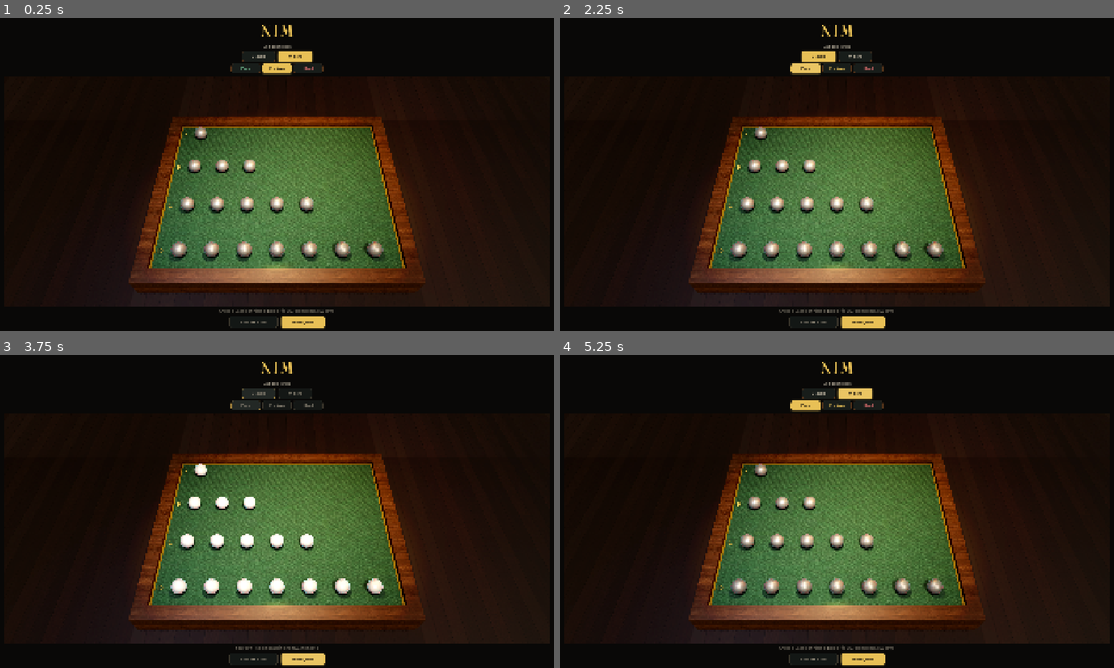
Above: before the commit, frames 1-4 (two rows, left to right).
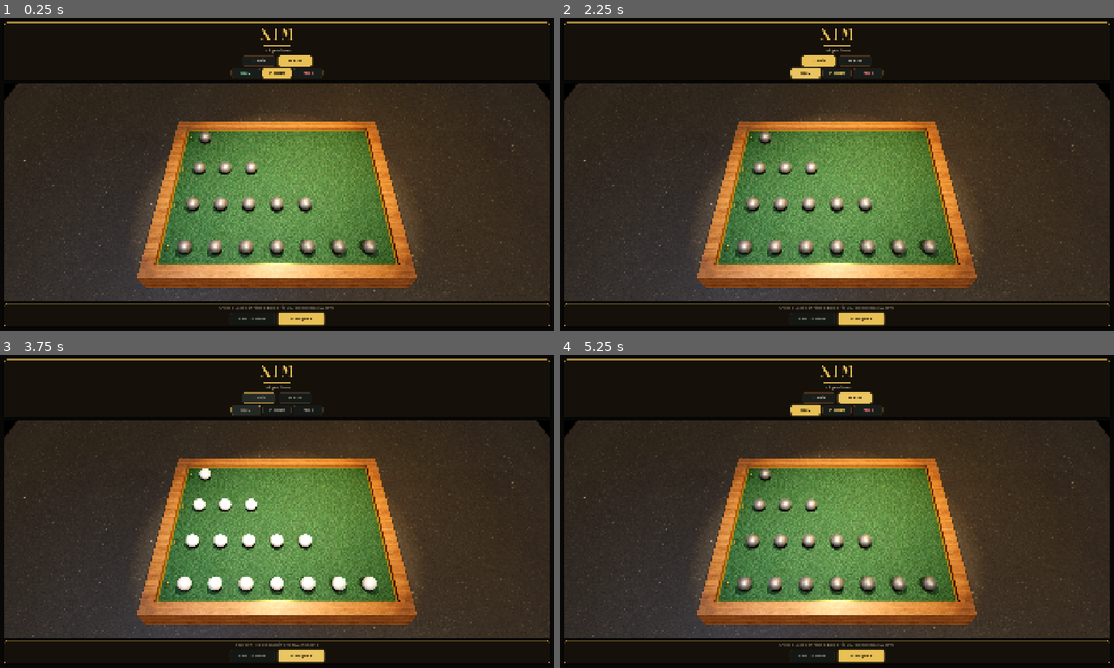
Above: after the commit, the same moments.

Repository: null6942/nim-godot
Game: Godot game, scene res://main.tscn
Two runs of this game, one before a commit and one after it. Both use one fixed random seed, a clock stepped at 60 frames per second and the inputs below.
Inputs:
- Up to frame 1 (0.25 s): no input
- Up to frame 2 (2.25 s): click "Classic" at 0.5 s; click "Classic" at 1.25 s; click "Easy" at 2 s
- Up to frame 3 (3.75 s): click "Easy" at 2.75 s; click "New game" at 3.5 s
- Up to frame 4 (5.25 s): click "New game" at 4.25 s; click "Misère" at 5 s

The runs differ from the first frame. In frame 1, 60% of the frame differs, in the area x 0-100%, y 1-100%; in frame 2, 60%; in frame 3, 60%; in frame 4, 60%.

Commit message:
feat: salon visual overhaul for table, pearls, and HUD
Replace felt, walnut, and floor albedos, retune HUD plaques and pearl finish, and re-export the web pack with nim3d.pck cache-busting.

Diff:
--- a/main.gd
+++ b/main.gd
@@ -135,6 +135,13 @@
 	s.shadow_color = Color(GOLD.r, GOLD.g, GOLD.b, 0.28)
 	s.shadow_size = 5
 	s.shadow_offset = Vector2(0, 1)
+	return s
+
+func _plaque(pad: int) -> StyleBoxFlat:
+	var s := _box(Color(INK.r, INK.g, INK.b, 0.78), Color(GOLD.r, GOLD.g, GOLD.b, 0.40), 1, 12, pad)
+	s.shadow_color = Color(0, 0, 0, 0.32)
+	s.shadow_size = 8
+	s.shadow_offset = Vector2(0, 2)
 	return s
 
 func _style_button(btn: Button, selected: bool, locked := false) -> void:
@@ -278,8 +285,8 @@
 	var lamp := SpotLight3D.new()
 	lamp.position = Vector3(0.0, 5.6, 0.15)
 	lamp.rotation_degrees = Vector3(-90, 0, 0)
-	lamp.light_energy = 2.4
-	lamp.light_color = Color(1.0, 0.90, 0.72)
+	lamp.light_energy = 2.55
+	lamp.light_color = Color(1.0, 0.91, 0.74)
 	lamp.spot_range = 12.0
 	lamp.spot_angle = 36.0
 	lamp.spot_attenuation = 0.6
@@ -314,16 +321,16 @@
 	world.add_child(cam)
 
 func _build_table() -> void:
-	var walnut := _tex_mat("res://textures/walnut.png", Color(0.92, 0.86, 0.78), 0.48, 0.04, Vector3(0.42, 0.42, 0.42), true)
-	var felt := _tex_mat("res://textures/felt.png", Color(0.95, 1.0, 0.95), 0.92, 0.0, Vector3(1, 1, 1), false)
-	var floor_m := _tex_mat("res://textures/floor.png", Color(0.55, 0.48, 0.42), 0.72, 0.02, Vector3(0.14, 0.14, 0.14), true)
+	var walnut := _tex_mat("res://textures/walnut.png", Color(0.98, 0.93, 0.86), 0.40, 0.05, Vector3(0.36, 0.36, 0.36), true)
+	var felt := _tex_mat("res://textures/felt.png", Color(0.98, 1.0, 0.98), 0.90, 0.0, Vector3(1, 1, 1), false)
+	var floor_m := _tex_mat("res://textures/floor.png", Color(0.90, 0.86, 0.80), 0.64, 0.03, Vector3(0.16, 0.16, 0.16), true)
 	var gold := StandardMaterial3D.new()
 	gold.albedo_color = GOLD
 	gold.metallic = 0.90
-	gold.roughness = 0.22
+	gold.roughness = 0.20
 	gold.emission_enabled = true
 	gold.emission = GOLD_DIM
-	gold.emission_energy_multiplier = 0.22
+	gold.emission_energy_multiplier = 0.28
 
 	var floor_mi := _mesh_box(Vector3(22.0, 0.08, 18.0), floor_m)
 	floor_mi.position = Vector3(0, -0.72, 0)
@@ -407,30 +414,36 @@
 	col.set_anchors_and_offsets_preset(Control.PRESET_FULL_RECT)
 	col.offset_left = 16
 	col.offset_right = -16
-	col.offset_top = 10
-	col.offset_bottom = -12
-	col.add_theme_constant_override("separation", 8)
+	col.offset_top = 14
+	col.offset_bottom = -16
+	col.add_theme_constant_override("separation", 10)
 	col.mouse_filter = Control.MOUSE_FILTER_IGNORE
 	root.add_child(col)
 
+	var top_plaque := PanelContainer.new()
+	top_plaque.size_flags_horizontal = Control.SIZE_EXPAND_FILL
+	top_plaque.mouse_filter = Control.MOUSE_FILTER_STOP
+	top_plaque.add_theme_stylebox_override("panel", _plaque(12))
+	col.add_child(top_plaque)
+
 	var top := VBoxContainer.new()
 	top.alignment = BoxContainer.ALIGNMENT_CENTER
-	top.add_theme_constant_override("separation", 6)
+	top.add_theme_constant_override("separation", 7)
 	top.mouse_filter = Control.MOUSE_FILTER_STOP
-	col.add_child(top)
+	top_plaque.add_child(top)
 
 	var title := Label.new()
 	title.text = "NIM"
 	title.horizontal_alignment = HORIZONTAL_ALIGNMENT_CENTER
 	title.mouse_filter = Control.MOUSE_FILTER_IGNORE
-	_apply_font(title, _tracked_font(font_title, 8), 52, GOLD, true)
+	_apply_font(title, _tracked_font(font_title, 10), 52, GOLD, true)
 	top.add_child(title)
 
 	var rule_wrap := CenterContainer.new()
 	rule_wrap.mouse_filter = Control.MOUSE_FILTER_IGNORE
 	var rule := ColorRect.new()
-	rule.custom_minimum_size = Vector2(64, 1)
-	rule.color = Color(GOLD.r, GOLD.g, GOLD.b, 0.85)
+	rule.custom_minimum_size = Vector2(88, 2)
+	rule.color = Color(GOLD.r, GOLD.g, GOLD.b, 0.88)
 	rule.mouse_filter = Control.MOUSE_FILTER_IGNORE
 	rule_wrap.add_child(rule)
 	top.add_child(rule_wrap)
@@ -489,7 +502,7 @@
 	svc.add_child(table_viewport)
 
 	result_dim = ColorRect.new()
-	result_dim.color = Color(0, 0, 0, 0.38)
+	result_dim.color = Color(ROOM.r, ROOM.g, ROOM.b, 0.55)
 	result_dim.set_anchors_and_offsets_preset(Control.PRESET_FULL_RECT)
 	result_dim.visible = false
 	result_dim.mouse_filter = Control.MOUSE_FILTER_STOP
@@ -501,10 +514,12 @@
 	result_card.grow_vertical = Control.GROW_DIRECTION_BOTH
 	result_card.visible = false
 	result_card.mouse_filter = Control.MOUSE_FILTER_IGNORE
-	result_card.custom_minimum_size = Vector2(400, 0)
-	var card_style := _box(Color(INK, 0.94), GOLD, 1, 10, 28)
-	card_style.content_margin_top = 22
-	card_style.content_margin_bottom = 22
+	result_card.custom_minimum_size = Vector2(280, 0)
+	var card_style := _box(Color(INK, 0.96), GOLD, 1, 12, 26)
+	card_style.content_margin_top = 24
+	card_style.content_margin_bottom = 24
+	card_style.shadow_color = Color(GOLD.r, GOLD.g, GOLD.b, 0.18)
+	card_style.shadow_size = 10
 	result_card.add_theme_stylebox_override("panel", card_style)
 	table_wrap.add_child(result_card)
 	result_box = VBoxContainer.new()
@@ -517,17 +532,31 @@
 	result_title.mouse_filter = Control.MOUSE_FILTER_IGNORE
 	_apply_font(result_title, font_title, 40, GOLD, true)
 	result_box.add_child(result_title)
+	var result_rule_wrap := CenterContainer.new()
+	result_rule_wrap.mouse_filter = Control.MOUSE_FILTER_IGNORE
+	var result_rule := ColorRect.new()
+	result_rule.custom_minimum_size = Vector2(72, 1)
+	result_rule.color = Color(GOLD.r, GOLD.g, GOLD.b, 0.70)
+	result_rule.mouse_filter = Control.MOUSE_FILTER_IGNORE
+	result_rule_wrap.add_child(result_rule)
+	result_box.add_child(result_rule_wrap)
 	result_sub = Label.new()
 	result_sub.horizontal_alignment = HORIZONTAL_ALIGNMENT_CENTER
 	result_sub.mouse_filter = Control.MOUSE_FILTER_IGNORE
 	_apply_font(result_sub, font_ui, 16, MUTED)
 	result_box.add_child(result_sub)
 
+	var bottom_plaque := PanelContainer.new()
+	bottom_plaque.size_flags_horizontal = Control.SIZE_EXPAND_FILL
+	bottom_plaque.mouse_filter = Control.MOUSE_FILTER_STOP
+	bottom_plaque.add_theme_stylebox_override("panel", _plaque(12))
+	col.add_child(bottom_plaque)
+
 	var bottom := VBoxContainer.new()
 	bottom.alignment = BoxContainer.ALIGNMENT_CENTER
 	bottom.add_theme_constant_override("separation", 6)
 	bottom.mouse_filter = Control.MOUSE_FILTER_IGNORE
-	col.add_child(bottom)
+	bottom_plaque.add_child(bottom)
 
 	status_label = Label.new()
 	status_label.horizontal_alignment = HORIZONTAL_ALIGNMENT_CENTER
@@ -548,11 +577,11 @@
 	new_row.add_theme_constant_override("separation", 12)
 	bottom.add_child(new_row)
 	take_btn = _mk_btn("Take selected", false)
-	take_btn.custom_minimum_size = Vector2(168, 40)
+	take_btn.custom_minimum_size = Vector2(156, 40)
 	take_btn.pressed.connect(_try_take_selected)
 	new_row.add_child(take_btn)
 	new_btn = _mk_btn("New game", false)
-	new_btn.custom_minimum_size = Vector2(150, 40)
+	new_btn.custom_minimum_size = Vector2(158, 42)
 	_style_button(new_btn, true)
 	new_btn.pressed.connect(_on_new_game)
 	new_row.add_child(new_btn)
--- a/pearl.gd
+++ b/pearl.gd
@@ -51,7 +51,7 @@
 		_fallback_mat = StandardMaterial3D.new()
 		_fallback_mat.roughness = 0.08
 		_fallback_mat.metallic = 0.30
-		_fallback_mat.albedo_color = Color(0.94, 0.90, 0.84, 1.0)
+		_fallback_mat.albedo_color = Color(0.96, 0.92, 0.86, 1.0)
 		mesh_instance.material_override = _fallback_mat
 
 	_ring_mat = StandardMaterial3D.new()
@@ -60,7 +60,7 @@
 	_ring_mat.albedo_color = Color(GOLD, 0.0)
 	_ring_mat.emission_enabled = true
 	_ring_mat.emission = GOLD
-	_ring_mat.emission_energy_multiplier = 1.35
+	_ring_mat.emission_energy_multiplier = 1.55
 	_ring_mat.cull_mode = BaseMaterial3D.CULL_DISABLED
 	var torus := TorusMesh.new()
 	torus.inner_radius = RADIUS * 1.18
@@ -77,7 +77,7 @@
 	var blob_mat := StandardMaterial3D.new()
 	blob_mat.shading_mode = BaseMaterial3D.SHADING_MODE_UNSHADED
 	blob_mat.transparency = BaseMaterial3D.TRANSPARENCY_ALPHA
-	blob_mat.albedo_color = Color(0.02, 0.03, 0.02, 0.38)
+	blob_mat.albedo_color = Color(0.04, 0.03, 0.02, 0.44)
 	blob_mat.cull_mode = BaseMaterial3D.CULL_DISABLED
 	var blob_mesh := CylinderMesh.new()
 	blob_mesh.top_radius = RADIUS * 0.92
@@ -147,7 +147,7 @@
 			_fallback_mat.albedo_color = Color(0.70, 0.68, 0.64, 1.0)
 			_fallback_mat.emission_enabled = false
 		else:
-			_fallback_mat.albedo_color = Color(0.94, 0.90, 0.84, 1.0)
+			_fallback_mat.albedo_color = Color(0.96, 0.92, 0.86, 1.0)
 			_fallback_mat.emission_enabled = hovered
 			if hovered:
 				_fallback_mat.emission = GOLD
@@ -155,10 +155,10 @@
 	if ring and _ring_mat:
 		var show_ring := selected or hovered
 		ring.visible = show_ring
-		var alpha := 0.92 if selected else 0.40
+		var alpha := 0.96 if selected else 0.46
 		_ring_mat.albedo_color = Color(GOLD, alpha)
 		_ring_mat.emission = GOLD
-		_ring_mat.emission_energy_multiplier = 1.85 if selected else 0.65
+		_ring_mat.emission_energy_multiplier = 2.05 if selected else 0.75
 		ring.scale = Vector3(1.08, 1.0, 1.08) if selected else Vector3.ONE
 
 func animate_select_pulse() -> void:
--- a/pearl.gdshader
+++ b/pearl.gdshader
@@ -1,9 +1,9 @@
 shader_type spatial;
 render_mode blend_mix, depth_draw_opaque, cull_back, diffuse_burley, specular_schlick_ggx;
 
-uniform vec3 pearl_color : source_color = vec3(0.94, 0.90, 0.84);
-uniform vec3 irid_cool : source_color = vec3(0.38, 0.76, 0.86);
-uniform vec3 irid_warm : source_color = vec3(0.86, 0.50, 0.58);
+uniform vec3 pearl_color : source_color = vec3(0.96, 0.92, 0.86);
+uniform vec3 irid_cool : source_color = vec3(0.42, 0.78, 0.86);
+uniform vec3 irid_warm : source_color = vec3(0.90, 0.54, 0.56);
 uniform vec3 gold_color : source_color = vec3(0.910, 0.753, 0.337);
 uniform float selected : hint_range(0.0, 1.0) = 0.0;
 uniform float hovered : hint_range(0.0, 1.0) = 0.0;
@@ -22,20 +22,20 @@
 	vec3 irid = mix(irid_cool, irid_warm, travel);
 	irid = mix(irid, mix(irid_warm, irid_cool, travel2), 0.38);
 	vec3 base = pearl_color + vec3(hue_shift * 0.40, hue_shift * 0.16, -hue_shift * 0.26);
-	vec3 col = mix(base, irid, 0.14 + fresnel * 0.66);
-	col = mix(col, gold_color, selected * 0.50 + hovered * 0.10);
-	col *= mix(1.0, 0.50, dimmed);
+	vec3 col = mix(base, irid, 0.16 + fresnel * 0.70);
+	col = mix(col, gold_color, selected * 0.62 + hovered * 0.16);
+	col *= mix(1.0, 0.42, dimmed);
 
 	ALBEDO = col;
-	METALLIC = mix(0.30, 0.56, selected);
-	ROUGHNESS = mix(0.032, 0.13, fresnel);
-	ROUGHNESS = mix(ROUGHNESS, 0.46, dimmed);
-	ROUGHNESS = mix(ROUGHNESS, 0.05, selected);
+	METALLIC = mix(0.28, 0.68, selected);
+	ROUGHNESS = mix(0.028, 0.12, fresnel);
+	ROUGHNESS = mix(ROUGHNESS, 0.50, dimmed);
+	ROUGHNESS = mix(ROUGHNESS, 0.045, selected);
 	SPECULAR = 1.0;
-	EMISSION = irid * (0.07 + fresnel * 0.36 + rim_band * 0.12);
-	EMISSION += vec3(1.0, 0.97, 0.93) * tight * 0.78;
-	EMISSION += gold_color * (selected * 0.40 + hovered * 0.15);
-	EMISSION *= mix(1.0, 0.32, dimmed);
-	RIM = mix(0.52, 0.94, clamp(selected + hovered * 0.5, 0.0, 1.0));
-	RIM_TINT = 0.32;
+	EMISSION = irid * (0.08 + fresnel * 0.40 + rim_band * 0.14);
+	EMISSION += vec3(1.0, 0.97, 0.93) * tight * 0.86;
+	EMISSION += gold_color * (selected * 0.55 + hovered * 0.22);
+	EMISSION *= mix(1.0, 0.26, dimmed);
+	RIM = mix(0.56, 0.96, clamp(selected + hovered * 0.5, 0.0, 1.0));
+	RIM_TINT = 0.34;
 }
Binary file changed: textures/felt.png
Binary file changed: textures/floor.png
Binary file changed: textures/walnut.png
Not shown, added: _bmad-output/implementation-artifacts/spec-visual-asset-overhaul.md
Not shown, changed: builds/web/cachebust.js
Not shown, changed: builds/web/index.html
Not shown, changed: builds/web/index.pck
